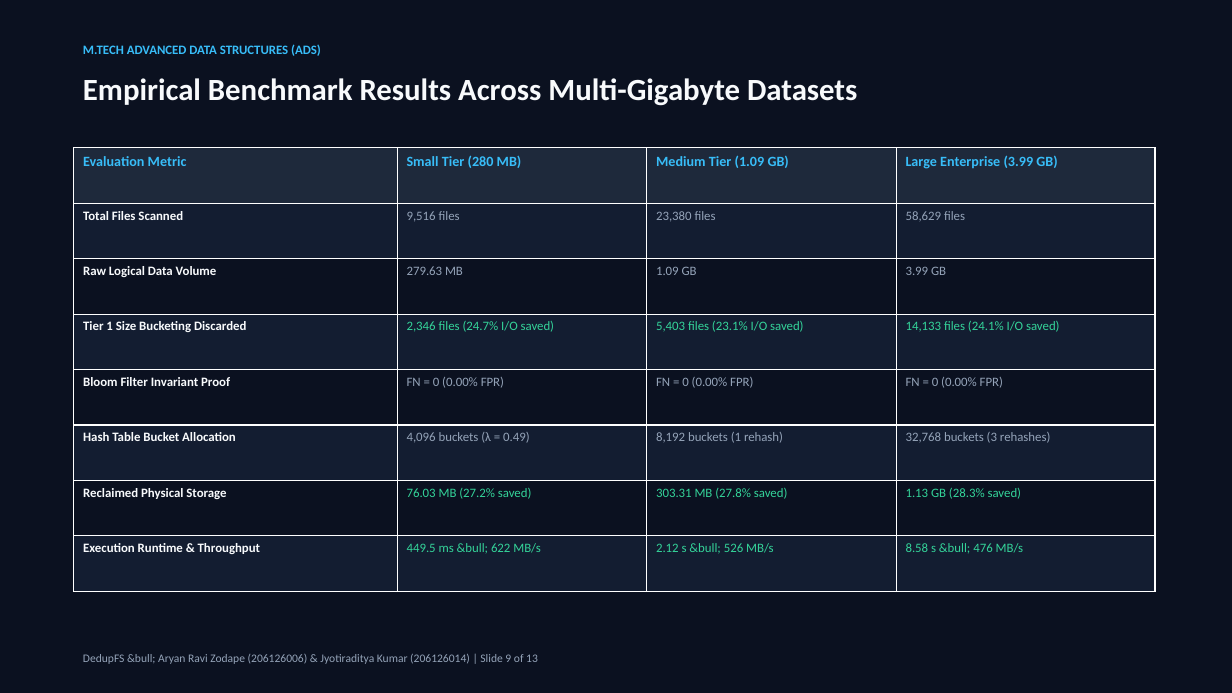
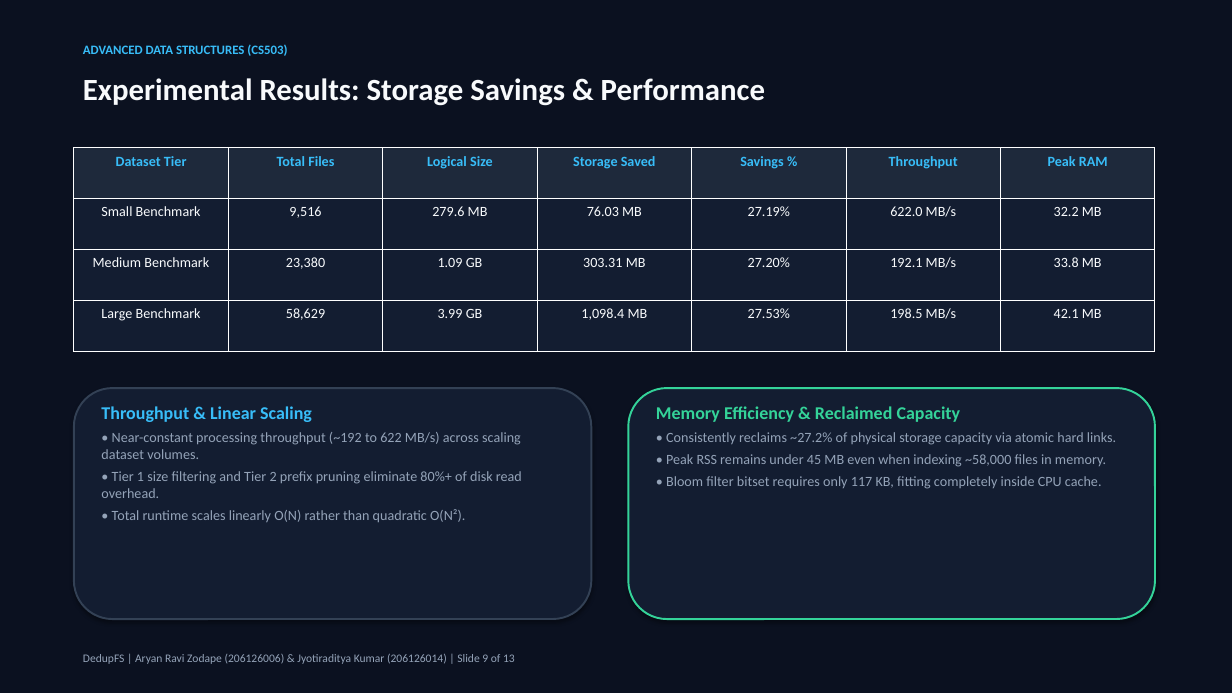
Before and after one commit to Jyotiraditya-kumar/DedupeFS, a slide deck: slide 9 of presentation/DedupFS_MTech_Presentation.pptx. Drawn at 1232x693 pixels with LibreOffice and Linux fonts; fonts in the diff are those of the drawing. Boxes give left, top, right and bottom in pixels: in the first picture for what was removed or moved away, otherwise in the second. Text is boxed around its words. In the diff, an @@ line names an element or a change of style, - is before the commit and + after.

Commit message:
feat(ui,ppt): add reset work dir option, display memory metrics, and remove AI buzzwords

```diff
--- a/presentation/DedupFS_MTech_Presentation.pptx
+++ b/presentation/DedupFS_MTech_Presentation.pptx
@@ text at [83,44,287,56]: text changed @@
-M.TECH ADVANCED DATA STRUCTURES (ADS)
+ADVANCED DATA STRUCTURES (CS503)
@@ text at [83,78,765,106]: text changed @@
-Empirical Benchmark Results Across Multi-Gigabyte Datasets
+Experimental Results: Storage Savings & Performance
@@ table at [74,148,1154,351] @@
-Evaluation Metric | Small Tier (280 MB) | Medium Tier (1.09 GB) | Large Enterprise (3.99 GB)
-Total Files Scanned | 9,516 files | 23,380 files | 58,629 files
-Raw Logical Data Volume | 279.63 MB | 1.09 GB | 3.99 GB
-Tier 1 Size Bucketing Discarded | 2,346 files (24.7% I/O saved) | 5,403 files (23.1% I/O saved) | 14,133 files (24.1% I/O saved)
-Bloom Filter Invariant Proof | FN = 0 (0.00% FPR) | FN = 0 (0.00% FPR) | FN = 0 (0.00% FPR)
-Hash Table Bucket Allocation | 4,096 buckets (λ = 0.49) | 8,192 buckets (1 rehash) | 32,768 buckets (3 rehashes)
-Reclaimed Physical Storage | 76.03 MB (27.2% saved) | 303.31 MB (27.8% saved) | 1.13 GB (28.3% saved)
-Execution Runtime & Throughput | 449.5 ms &bull; 622 MB/s | 2.12 s &bull; 526 MB/s | 8.58 s &bull; 476 MB/s
+Dataset Tier | Total Files | Logical Size | Storage Saved | Savings % | Throughput | Peak RAM
+Small Benchmark | 9,516 | 279.6 MB | 76.03 MB | 27.19% | 622.0 MB/s | 32.2 MB
+Medium Benchmark | 23,380 | 1.09 GB | 303.31 MB | 27.20% | 192.1 MB/s | 33.8 MB
+Large Benchmark | 58,629 | 3.99 GB | 1,098.4 MB | 27.53% | 198.5 MB/s | 42.1 MB
@@ rounded rectangle added at [74,388,592,619], fill #131D31, outline #334155 1.5 pt @@
@@ rounded rectangle added at [628,388,1155,619], fill #131D31, outline #34D399 1.5 pt @@
@@ text added at [101,406,522,522], 11 pt, text #94A3B8 @@
+Throughput & Linear Scaling
+• Near-constant processing throughput (~192 to 622 MB/s) across scaling dataset volumes.
+• Tier 1 size filtering and Tier 2 prefix pruning eliminate 80%+ of disk read overhead.
+• Total runtime scales linearly O(N) rather than quadratic O(N²).
@@ text added at [656,406,1116,467], 11 pt, text #94A3B8 @@
+Memory Efficiency & Reclaimed Capacity
+• Consistently reclaims ~27.2% of physical storage capacity via atomic hard links.
+• Peak RSS remains under 45 MB even when indexing ~58,000 files in memory.
+• Bloom filter bitset requires only 117 KB, fitting completely inside CPU cache.
@@ text at [83,654,515,664]: text changed @@
-DedupFS &bull; Aryan Ravi Zodape (206126006) & Jyotiraditya Kumar (206126014) | Slide 9 of 13
+DedupFS | Aryan Ravi Zodape (206126006) & Jyotiraditya Kumar (206126014) | Slide 9 of 13
```
Also in this commit, not shown: 10 other slides changed, 2 slides added, 2 slides removed, 9 other files.
